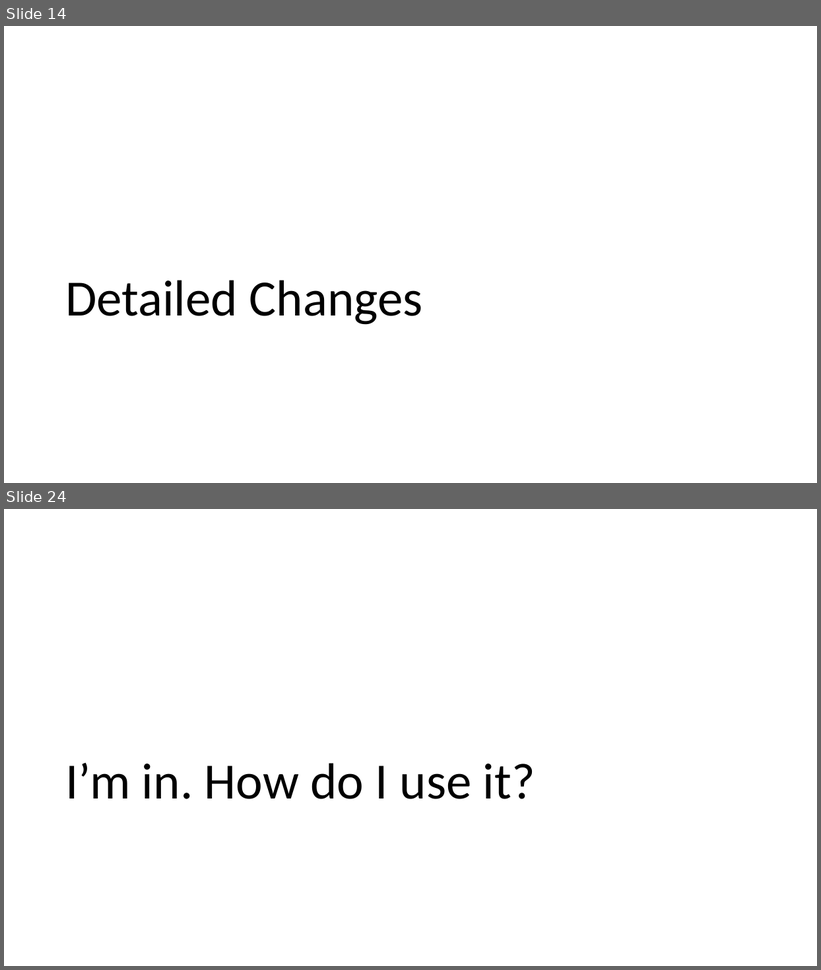
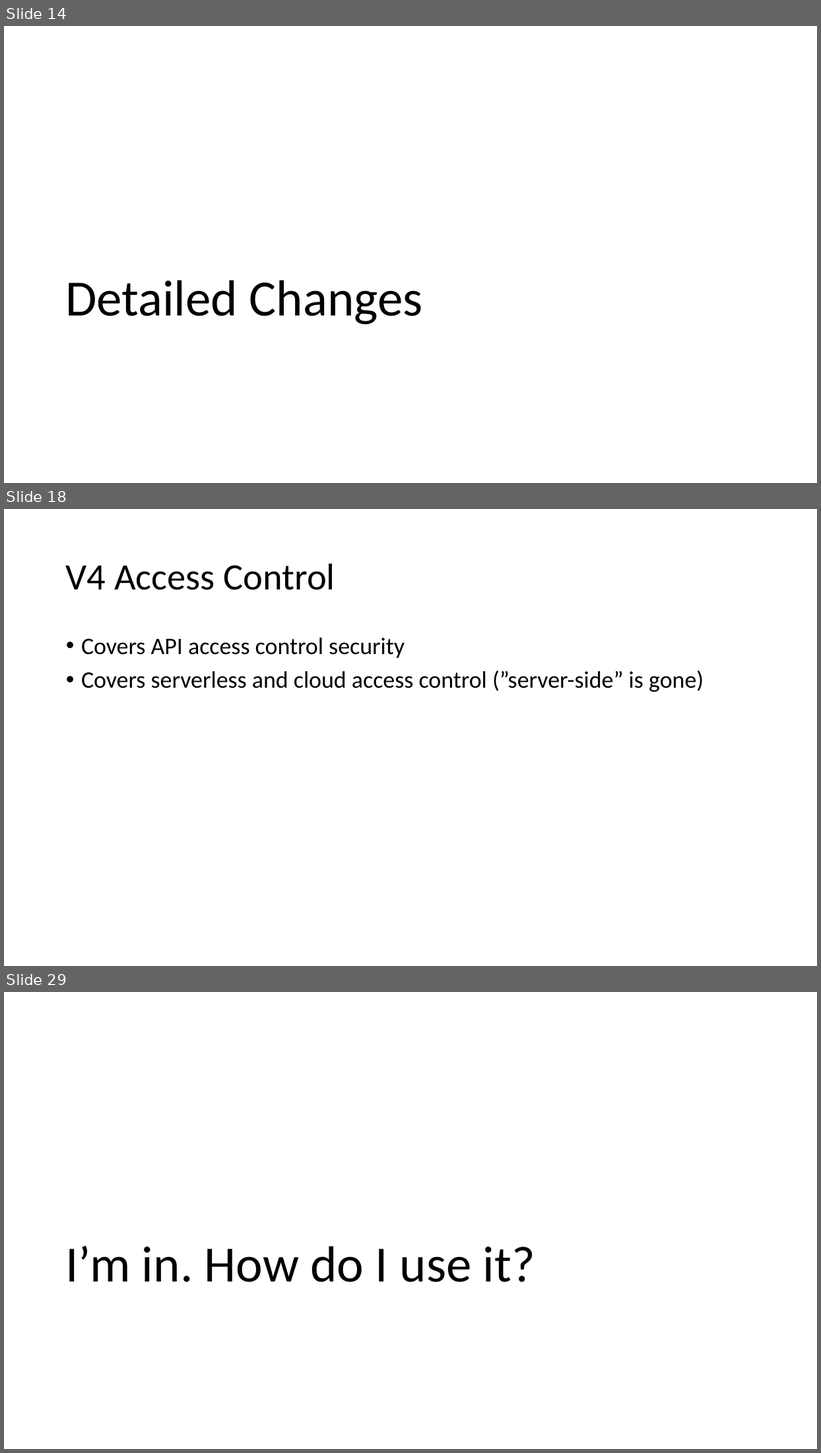
Before and after one commit to OWASP/ASVS, a slide deck: 4.0/presentations/NullCon 2019 ASVS 4.0 Release.pptx. Shown one above the other, each under a label of ours: slides 14 and 24 before the commit, slides 14, 18 and 29 after it; the slides between them are not shown. The pictures are 821x970 and 821x1453 pixels, drawn with LibreOffice and Linux fonts; fonts in the diff are those of the drawing; background and template pictures are left out. Boxes give left, top, right and bottom in pixels: in the first picture for what was removed or moved away, otherwise in the second. Text is boxed around its words. In the diff, an @@ line names an element or a change of style, - is before the commit and + after.

```diff
--- a/4.0/presentations/NullCon 2019 ASVS 4.0 Release.pptx
+++ b/4.0/presentations/NullCon 2019 ASVS 4.0 Release.pptx
@@ slide 18 added at [4, 509, 817, 966], background picture (left out) @@
@@ title added at [66, 563, 335, 590], 44 pt, text #000000 @@
+V4 Access Control
@@ text added at [81, 638, 704, 692], 28 pt, text #000000 @@
+• Covers API access control security
+• Covers serverless and cloud access control (”server-side” is gone)
@@ what was slide 24 is now slide 29 @@
```
Also in this commit, not shown: 10 slides changed, 4 other slides added.
